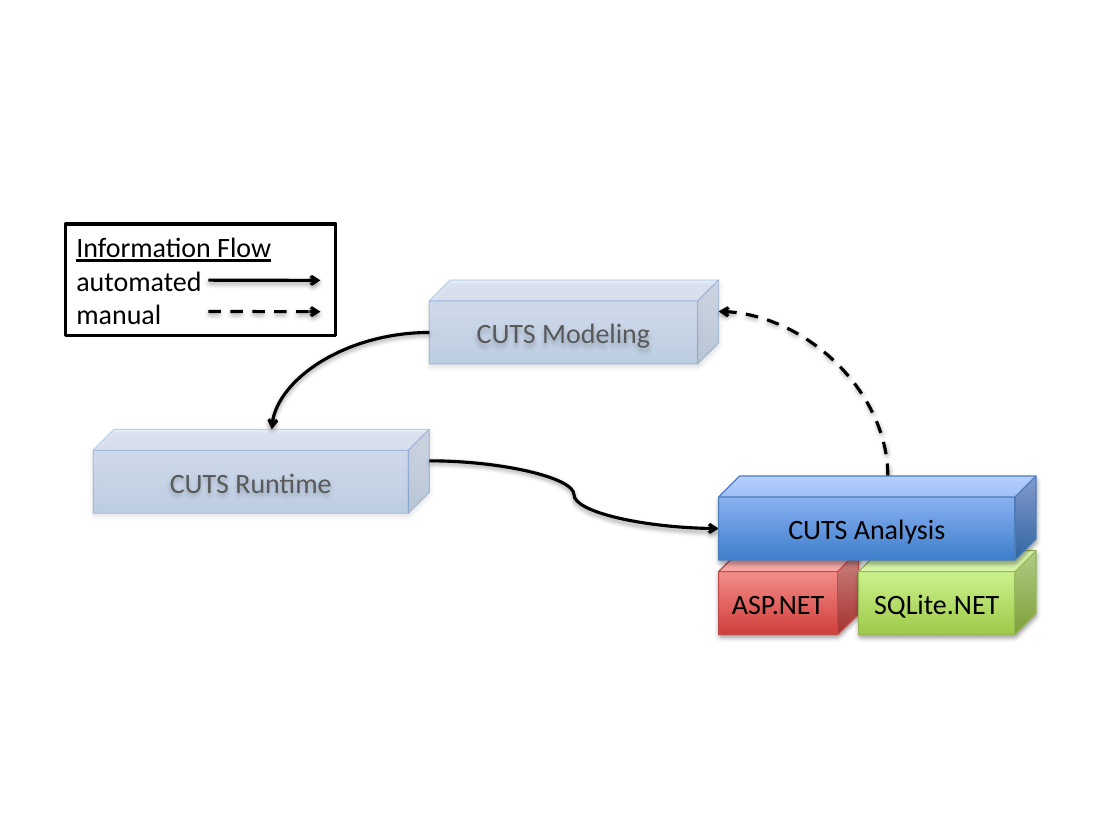
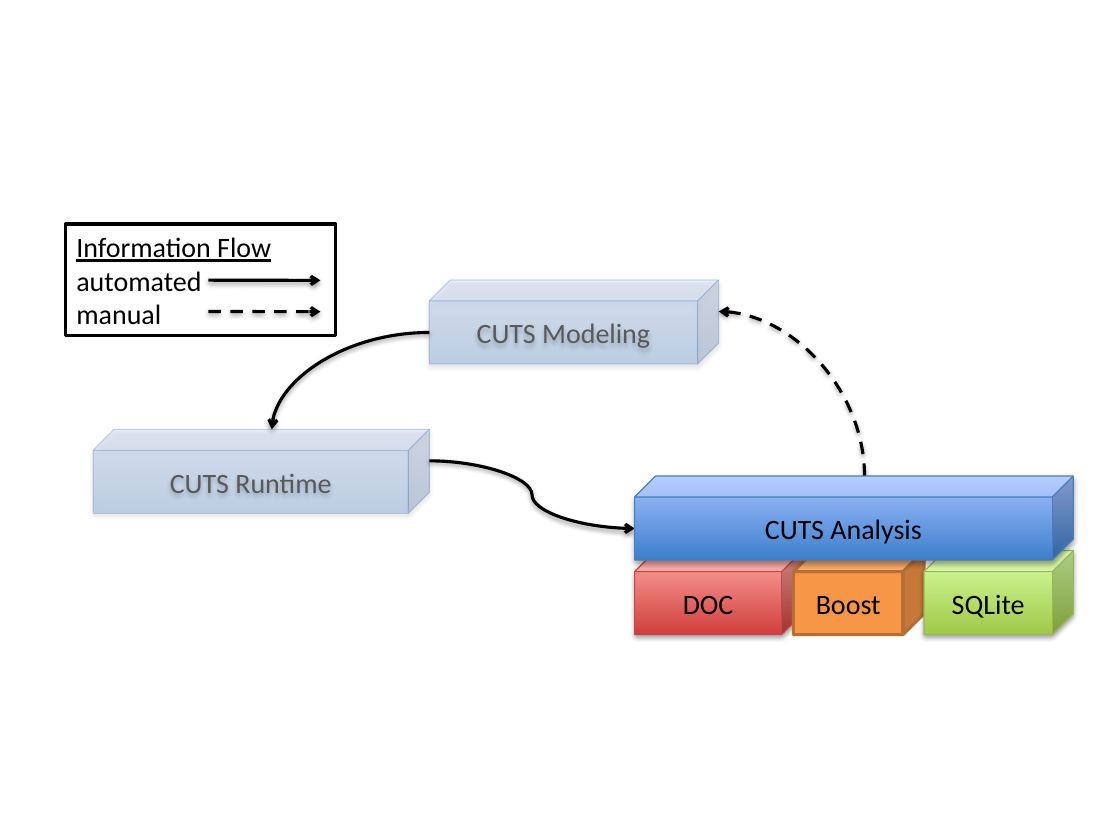
Before and after one commit to Klades/CUTS, a slide deck: slide 3 of CUTS/docs/manual/other/drawing-palette.pptx. Drawn at 1120x840 pixels with LibreOffice and Linux fonts; fonts in the diff are those of the drawing. Boxes give left, top, right and bottom in pixels: in the first picture for what was removed or moved away, otherwise in the second. Text is boxed around its words. In the diff, an @@ line names an element or a change of style, - is before the commit and + after.

```diff
--- a/CUTS/docs/manual/other/drawing-palette.pptx
+++ b/CUTS/docs/manual/other/drawing-palette.pptx
@@ curved arrow moved from (888, 476) - (719, 311) to (865, 476) - (719, 311) @@
@@ curved arrow moved from (429, 460) - (719, 529) to (429, 460) - (635, 529) @@
@@ cube "CUTS Analysis": place and size @@
-cube "CUTS Analysis" at [719,476,1036,560]
+cube "CUTS Analysis" at [635,476,1074,560]
@@ cube added at [635,551,803,635], fill gradient #D1403C to #FFA6A5, outline #BF4C48 0.75 pt, 18 pt, text #000000 @@
+DOC
@@ cube removed at [719,551,859,635] @@
-ASP.NET
@@ cube added at [793,551,924,635], fill #F79646, outline #B76F34 2 pt, 18 pt, text #000000 @@
+Boost
@@ cube "SQLite": place and size @@
-cube "SQLite" at [859,551,1036,635]
+cube "SQLite" at [924,551,1073,635]
@@ text in cube at [952,595,1025,618]: text changed @@
-SQLite.NET
+SQLite
```
Also in this commit, not shown: 7 other files.
